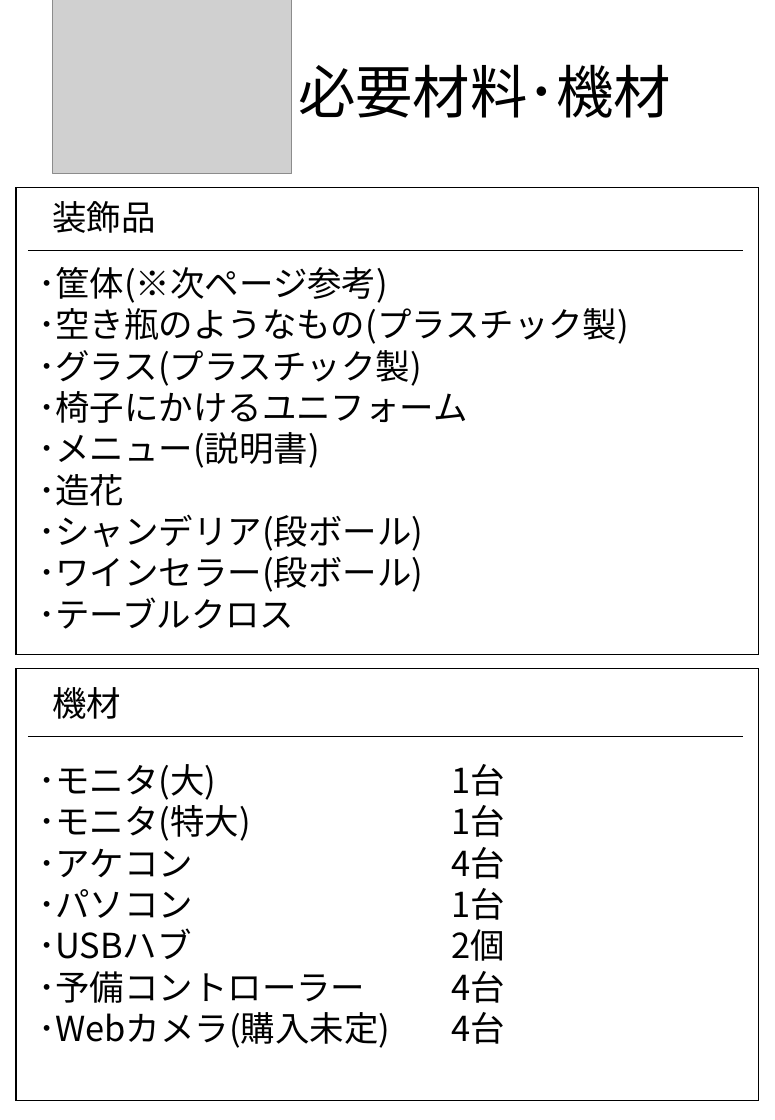
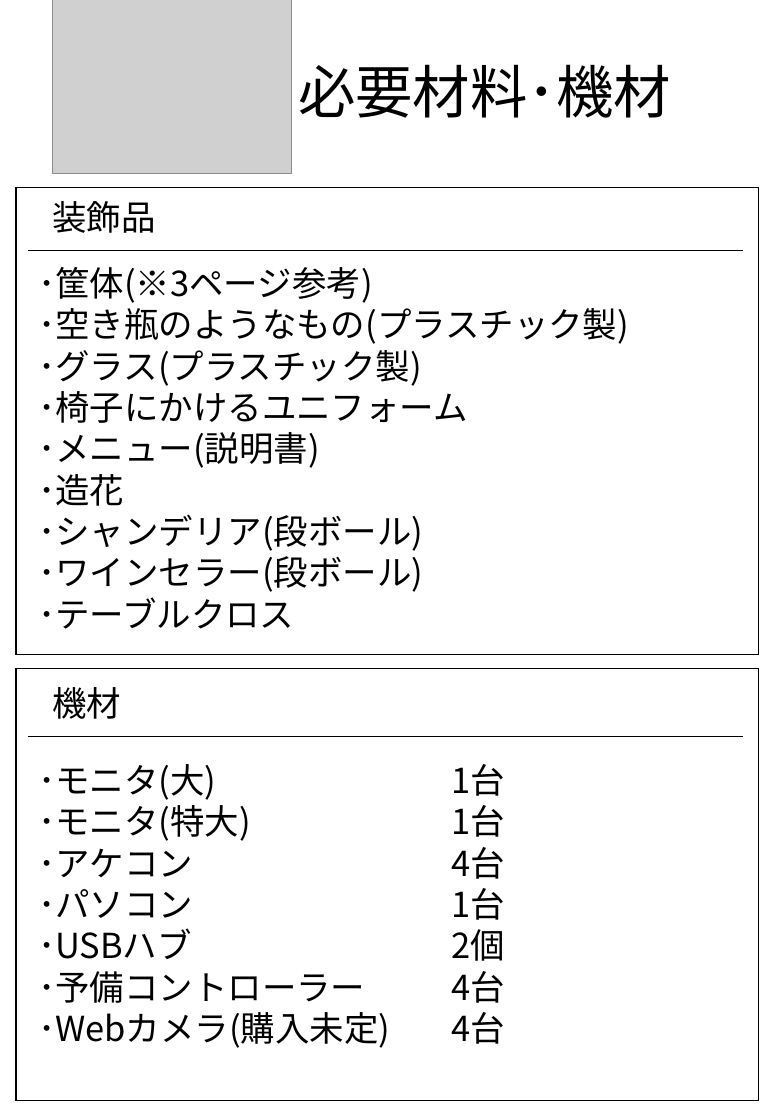
Before and after one commit to HodakaNiwa/TeamC-Graduate-work, a slide deck: slide 2 of ブース設計図/ブース設計図.pptx. Drawn at 775x1120 pixels with LibreOffice and Linux fonts; fonts in the diff are those of the drawing; grey boxes stand for pictures. Boxes give left, top, right and bottom in pixels: in the first picture for what was removed or moved away, otherwise in the second. Text is boxed around its words. In the diff, an @@ line names an element or a change of style, - is before the commit and + after.

```diff
--- a/ブース設計図/ブース設計図.pptx
+++ b/ブース設計図/ブース設計図.pptx
@@ text at box(38, 267, 373, 303): text changed @@
-･筐体(※次ページ参考)
+･筐体(※3ページ参考)
```
Also in this commit, not shown: 1 other slide changed, 1 slide added.
